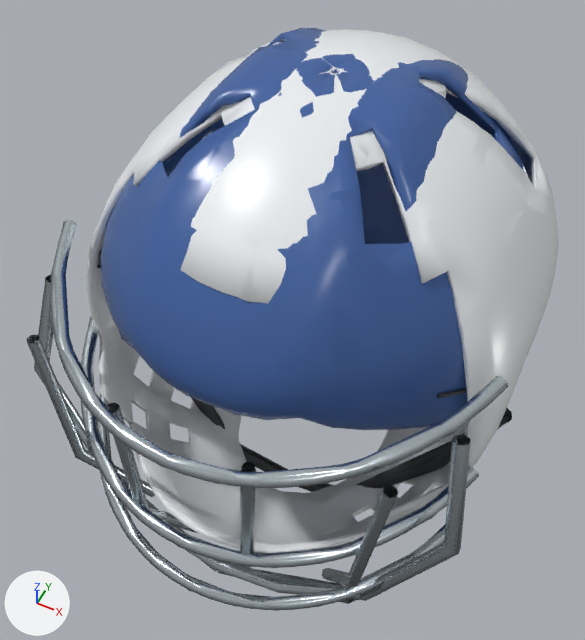
The glTF model src/assets/headgear.glb: old version first, new version second.
The view is the same before and after, from a camera (50 mm lens) standing at (0.129, -0.29, 0.353) and looking at (-0.01, -0.013, 0.007). Arrows for +X, +Y and +Z are at lower left; the lights stay in place. The older version comes first.

Names of what the first picture shows: 'broadcast_goalie', 'broadcast_goalie_cage.002', 'broadcast_goalie_cage.003', 'broadcast_goalie_cage.004', 'broadcast_skater', 'goalie', 'goalie_cage.001', 'goalie_cage.002', 'goalie_cage.003', 'goalie_cage.004', 'goalie_cage.005', 'skater' and 16 more.
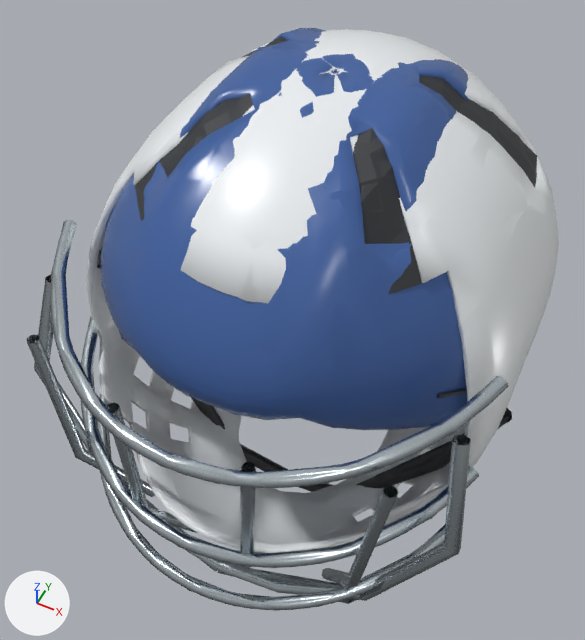
Changed parts and their boxes [x1, y1, x2, y2] in the pictures (585 x 640 px):
'skater_liner', added (mostly hidden)
    after: [165, 37, 463, 244]
'goalie_liner', added
    after: [135, 53, 537, 294]
'broadcast_skater_liner', added (mostly hidden)
    after: [165, 36, 463, 244]
'broadcast_goalie_liner', added
    after: [135, 50, 537, 220]

Diff of the bpy script that builds the scene:
```diff
--- a/src/assets/headgear.glb.py
+++ b/src/assets/headgear.glb.py
@@ me_goalie_lining_001 @@
+me_goalie_lining_001.from_pydata(...)  # 25 vertices, 17 faces; spans x -0.096..0.096, y -0.076..0.07, z 0.098..0.145
+me_goalie_lining_001.materials.append(mat_boot)  # dark grey #2e3035
@@ me_skater_lining_001 @@
+me_skater_lining_001.from_pydata(...)  # 62 vertices, 46 faces; spans x -0.109..0.109, y -0.061..0.07, z -0.027..0.153
+me_skater_lining_001.materials.append(mat_boot)  # dark grey #2e3035
@@ me_goalie_lining @@
+me_goalie_lining.from_pydata(...)  # 54 vertices, 56 faces; spans x -0.096..0.096, y -0.075..0.07, z 0.098..0.143
+me_goalie_lining.materials.append(mat_boot)  # dark grey #2e3035
@@ me_skater_lining @@
+me_skater_lining.from_pydata(...)  # 132 vertices, 144 faces; spans x -0.108..0.108, y -0.061..0.07, z -0.026..0.153
+me_skater_lining.materials.append(mat_boot)  # dark grey #2e3035
@@ ob_broadcast_goalie_liner @@
+ob_broadcast_goalie_liner = bpy.data.objects.new('broadcast_goalie_liner', me_goalie_lining_001)
+ob_broadcast_goalie_liner.location = (0.0, 0.0, 0.0)
@@ ob_broadcast_skater_liner @@
+ob_broadcast_skater_liner = bpy.data.objects.new('broadcast_skater_liner', me_skater_lining_001)
+ob_broadcast_skater_liner.location = (0.0, 0.0, 0.0)
@@ ob_goalie_liner @@
+ob_goalie_liner = bpy.data.objects.new('goalie_liner', me_goalie_lining)
+ob_goalie_liner.location = (0.0, 0.0, 0.0)
@@ ob_skater_liner @@
+ob_skater_liner = bpy.data.objects.new('skater_liner', me_skater_lining)
+ob_skater_liner.location = (0.0, 0.0, 0.0)
```
